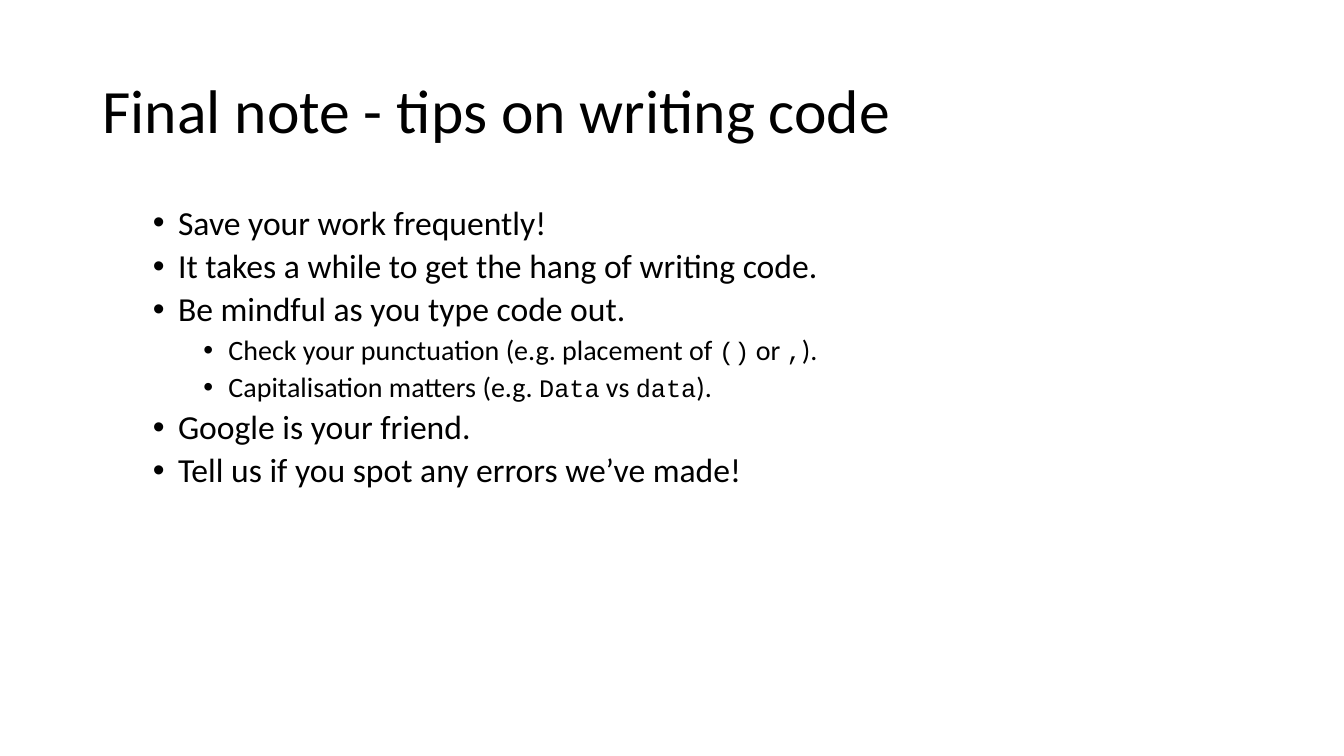
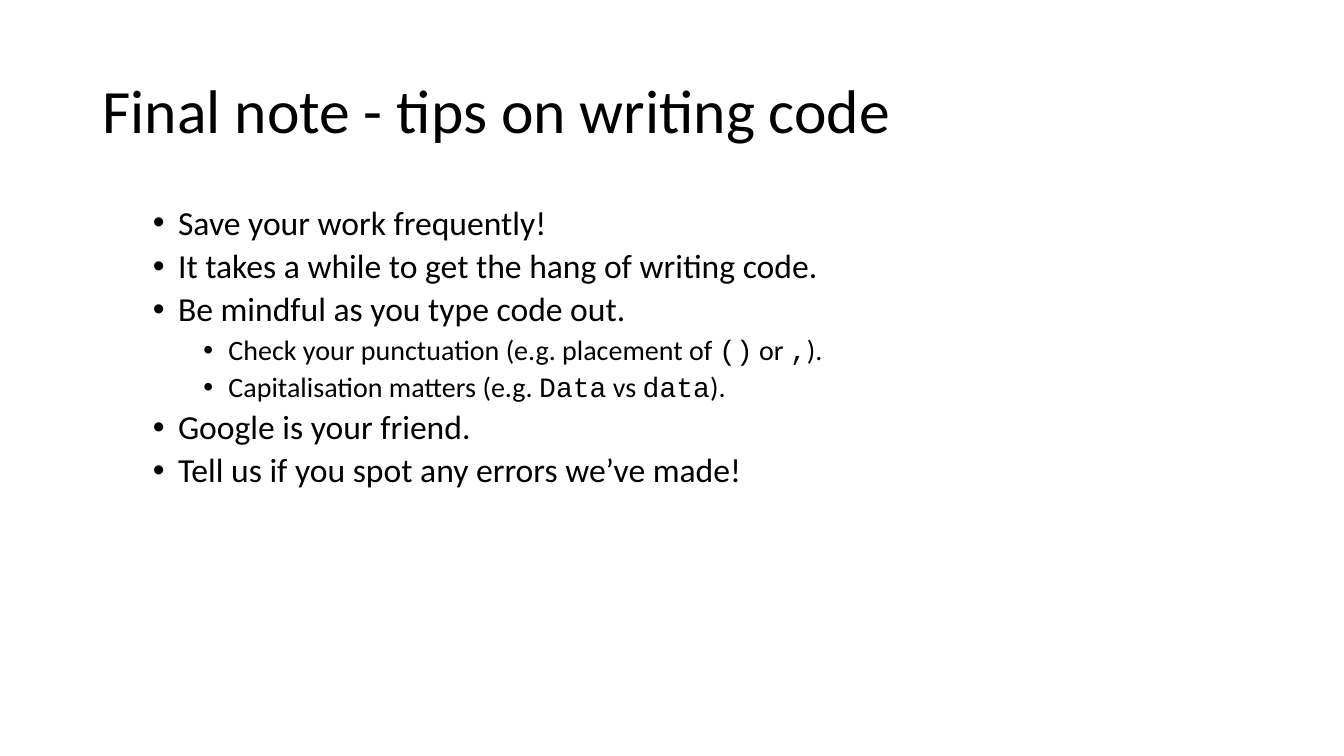
Before and after one commit to ClinicianCoders/ClinicianCoders, a slide deck: slide 9 of Workshops/WelcomePresentation.pptx. Drawn at 1344x756 pixels with LibreOffice and Linux fonts; fonts in the diff are those of the drawing. Boxes give left, top, right and bottom in pixels: in the first picture for what was removed or moved away, otherwise in the second. Text is boxed around its words. In the diff, an @@ line names an element or a change of style, - is before the commit and + after.

```diff
--- a/Workshops/WelcomePresentation.pptx
+++ b/Workshops/WelcomePresentation.pptx
@@ text at box(228, 339, 784, 402): size 18 to 20 pt in "() ,).", "Data data)." @@
```
Also in this commit, not shown: 1 other slide changed, 8 other files.
